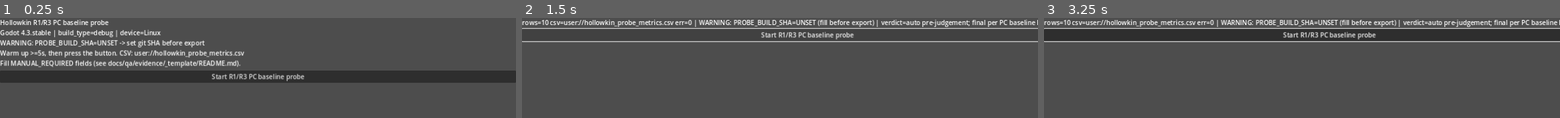
Above: before the commit, frames 1-3 (left to right).
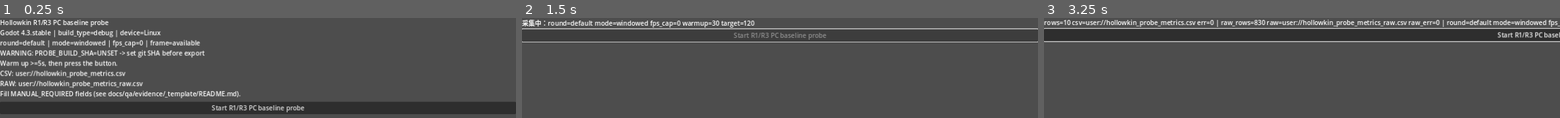
Above: after the commit, the same moments.

Repository: uddbgjtu/Hollowkin
Game: Godot game, scene res://src/qa/probe_runner.tscn
The game is run twice, just before and just after one commit, with the same random seed, the same clock (stepped at 60 frames per second) and the same inputs. This scene is started directly instead of the project's main scene.
Inputs (mouse positions are in pixels of both pictures, inside the frame that each line leads up to):
- Up to frame 1 (0.25 s): no input
- Up to frame 2 (1.5 s): click "Start R1/R3 PC baseline probe" at 0.5 s; click (805, 35) at 1.25 s, where only the run before the commit has a clickable "Start R1/R3 PC baseline probe"
- Up to frame 3 (3.25 s): click (1327, 35) at 2 s, where only the run before the commit has a clickable "Start R1/R3 PC baseline probe"; tap Enter at 2.75 s; move the mouse to (outside the picture) at 2.77 s; hold W from 2.78 s (still down); tap 1 at 2.85 s; click (outside the picture) at 2.92 s

The runs differ from the first frame. In frame 1, 31% of the frame differs, in the area x 0-100%, y 21-97%; in frame 2, 6.6%; in frame 3, 3.4%.

Commit message:
feat(qa): 补齐 PC 基线采集插桩（逐样本复算 / 帧时间 / 分轮编排）
采集工具层改动，不触碰生产游戏逻辑，19 列汇总结构不变：

- tools/qa/r1r3_probe.gd: 新增 7 列逐样本长表输出，使证据 README §5
  第 3 条的 mean / p95 可从原始样本复算；帧时间样本只写长表。
- src/qa/probe_runner.gd: 新增 --round-id / --window-mode / --fps-cap /
  --frame-samples / --warmup-frames / --build-sha 分轮参数；非 headless
  下逐帧采 GPU / CPU / 墙钟时间并剔除预热帧，headless 自动降级并如实
  记录 FRAME_CAPTURE_UNAVAILABLE，不填 0、不臆造样本。
- tools/qa/verify_probe_evidence.py: 从长表复算 n / mean / p95 并与 19 列
  逐行比对，检查 blocked 数值栏为空、帧时间不混入汇总行。
- 文档：证据模板 README v1.2、模板 r3_total_frame_share blocked 漂移修正、
  ADR-6 §5.2 / §6、tests/README.md、export_presets.cfg 注释同步；
  .gitignore 补 __pycache__/ 与 *.pyc。更正「本机无显示器」的过时判定。

纪律：帧时间样本 load_kind=DEBUG_PLACEHOLDER_FRAME_NOT_A_BASELINE，
不进 19 列、不参与 verdict；5 项渲染 / 粒子指标仍 BLOCKED-BY-ASSET，
数值栏空白；R1 / R3 仍 CONCERNS，CONCERNS → PASS 属独立审批。

Diff:
--- a/docs/qa/evidence/_template/measurement_template.csv
+++ b/docs/qa/evidence/_template/measurement_template.csv
@@ -8,4 +8,4 @@
 【PC 基线待实测】,【PC 基线待实测】,【PC 基线待实测】,【PC 基线待实测】,【PC 基线待实测】,【PC 基线待实测】,【PC 基线待实测】,【PC 基线待实测】,【PC 基线待实测】,r3_ai_tick,ms,【PC 基线待实测】,【PC 基线待实测】,【PC 基线待实测】,~1.66 / ~3.3,【PC 基线待实测】,【PC 基线待实测】,【PC 基线待实测】,【PC 基线待实测】
 【PC 基线待实测】,【PC 基线待实测】,【PC 基线待实测】,【PC 基线待实测】,【PC 基线待实测】,【PC 基线待实测】,【PC 基线待实测】,【PC 基线待实测】,【PC 基线待实测】,r3_entity_render,ms,—,—,—,< 4 / < 8,blocked,—,【PC 基线待实测】,【PC 基线待实测】
 【PC 基线待实测】,【PC 基线待实测】,【PC 基线待实测】,【PC 基线待实测】,【PC 基线待实测】,【PC 基线待实测】,【PC 基线待实测】,【PC 基线待实测】,【PC 基线待实测】,r3_particles,ms,—,—,—,< 3 / < 6,blocked,—,【PC 基线待实测】,【PC 基线待实测】
-【PC 基线待实测】,【PC 基线待实测】,【PC 基线待实测】,【PC 基线待实测】,【PC 基线待实测】,【PC 基线待实测】,【PC 基线待实测】,【PC 基线待实测】,【PC 基线待实测】,r3_total_frame_share,ms,【PC 基线待实测】,【PC 基线待实测】,【PC 基线待实测】,< 9.16（55%）,【PC 基线待实测】,【PC 基线待实测】,【PC 基线待实测】,【PC 基线待实测】
+【PC 基线待实测】,【PC 基线待实测】,【PC 基线待实测】,【PC 基线待实测】,【PC 基线待实测】,【PC 基线待实测】,【PC 基线待实测】,【PC 基线待实测】,【PC 基线待实测】,r3_total_frame_share,ms,—,—,—,< 9.16（55%）,blocked,—,【PC 基线待实测】,【PC 基线待实测】
--- a/src/qa/probe_runner.gd
+++ b/src/qa/probe_runner.gd
@@ -5,19 +5,33 @@
 # 因此无法在 PC 基线上触发归档 runbook docs/qa/archive/r1r3-device-test-plan.md §2 / §3 的测量场景。
 # 本场景把「可立即测分项」的生产模块按固定种子驱动起来，逐样本打点后输出 CSV。
 #
-# PC 基线采集三步（ADR-6）：
-#   1) 导出前把本文件 PROBE_BUILD_SHA 填成被测构建的 git SHA（UNSET 会被 §6 退回），
+# PC 基线采集（ADR-6，2026-11-07 插桩补齐后）：
+#   1) 导出前把 PROBE_BUILD_SHA 填成被测构建的 git SHA（UNSET 会被 §5 退回），
 #      并把 project.godot 的 run/main_scene 临时指向 res://src/qa/probe_runner.tscn；
-#   2) 导出 Windows Desktop exe 并在目标 PC 运行，点「Start R1/R3 probe」；预热 >=5s 后再点；
-#   3) 取回 user://hollowkin_probe_metrics.csv（或 console / stdout 的 METRIC| 行）交给主理人。
+#   2) 导出 Windows Desktop exe 后在 PC 上运行，预热 >=5s 再点按钮（或 --probe-auto）；
+#   3) 每轮窗口/全屏 × 60/30fps 单独跑，取回两份文件：
+#      user://hollowkin_probe_metrics_<round>.csv      （19 列汇总，结构不变）
+#      user://hollowkin_probe_metrics_raw_<round>.csv  （逐样本长表，供复算 mean / p95）
+#      连同 METRIC| / METRIC_NOTE| / FRAME_CAPTURE| / PROBE_SUMMARY| 日志交给主理人。
 #      测完把 main_scene 改回 res://src/main.tscn。
 #
-# 本地 / CI 无头自检：
+# 命令行参数（写在 -- 之后，或作为常规参数均可）：
+#   --probe-auto                    跑完自动退出
+#   --round-id=win_60_release      轮次标识；进入汇总 / 原始文件名，禁止跨轮混算
+#   --window-mode=windowed|fullscreen
+#   --fps-cap=60|30                用 Engine.max_fps 固定目标帧率档
+#   --frame-samples=120            逐帧 GPU / CPU / 墙钟样本数（0 = 跳过帧采集）
+#   --warmup-frames=30             预热帧剔除（在脚本内剔除，不删原始值）
+#   --build-sha=<sha>              覆盖 PROBE_BUILD_SHA，便于不改源码即可标定构建
+#
+# 本地 / CI 无头自检（窗口与 GPU 计时不可用，自动降级并如实记录，不填 0、不臆造）：
 #   godot --headless --path . res://src/qa/probe_runner.tscn -- --probe-auto
-#   （--probe-auto 跑完自动退出；仅验证脚本可执行，产出的数字不是 PC 基线正式数据。）
+#   （仅验证脚本可执行；产出的数字不是 PC 基线正式数据。）
 #
 # 纪律：零预置测量值；不使用全局随机（ADR-5）；不声明 class_name（不改全局类缓存）。
 #       渲染 / 粒子 / 合计占帧比一律标 blocked，见 r1r3_probe.gd::add_blocked。
+#       帧时间只写逐样本长表并标 DEBUG_PLACEHOLDER_FRAME_NOT_A_BASELINE，
+#       绝不进 19 列 verdict —— E1 正式资产未产出，不构成正式判据。
 #
 # Wave 3b 更新：TileMapLayer / MultiMesh + 屏外剔除 / CPUParticles2D 已真实接入，
 #   但纹理均为 DEBUG_PLACEHOLDER（非 ADR-4 E1 像素原图），以其为负载测出的耗时
@@ -52,9 +66,31 @@
 const N_TICK := 200             # §3：AI tick >=200 tick
 
 const USER_CSV := "user://hollowkin_probe_metrics.csv"
+const USER_RAW_CSV := "user://hollowkin_probe_metrics_raw.csv"
+
+const FRAME_SAMPLES_DEFAULT := 120
+const WARMUP_FRAMES_DEFAULT := 30
+const FRAME_NOTE := "DEBUG_PLACEHOLDER 负载；E1 正式资产未产出，不作正式判据、不进 19 列 verdict"
 
 var _status: Label
 var _button: Button
+
+var _round_id: String = "default"
+var _window_mode: String = "windowed"
+var _fps_cap: int = 0
+var _frame_target: int = FRAME_SAMPLES_DEFAULT
+var _warmup_initial: int = WARMUP_FRAMES_DEFAULT
+var _warmup_left: int = WARMUP_FRAMES_DEFAULT
+var _build_sha_override: String = ""
+var _auto_quit: bool = false
+
+var _capturing: bool = false
+var _frame_available: bool = false
+var _frame_reason: String = ""
+var _vp: RID
+var _frame_gpu: Array = []
+var _frame_cpu: Array = []
+var _frame_wall: Array = []
 
 
 # consume_into(target) 的回调桩：只承接 on_action，不把业务逻辑计入仲裁耗时。
@@ -64,9 +100,12 @@
 
 
 func _ready() -> void:
+    _parse_args()
+    _apply_window_settings()
+    _detect_frame_capture()
     _build_ui()
     if _auto_requested():
-        call_deferred("_run_and_quit")
+        call_deferred("_begin_and_quit")
 
 
 func _build_ui() -> void:
@@ -82,12 +121,109 @@
     box.add_child(_button)
 
 
+# ---------------------------------------------------------------------
+# 轮次编排：窗口 / 全屏 × 60 / 30fps 各单独一轮，参数本身即证据的一部分。
+# ---------------------------------------------------------------------
+func _all_args() -> Array:
+    var out: Array = []
+    for a in OS.get_cmdline_args():
+        out.append(str(a))
+    for a in OS.get_cmdline_user_args():
+        out.append(str(a))
+    return out
+
+
+func _parse_args() -> void:
+    for a in _all_args():
+        if not a.begins_with("--") or "=" not in a:
+            continue
+        var parts: Array = a.split("=", true, 1)
+        var key: String = str(parts[0])
+        var val: String = str(parts[1])
+        match key:
+            "--round-id": _round_id = val
+            "--window-mode": _window_mode = val
+            "--fps-cap": _fps_cap = int(val)
+            "--frame-samples": _frame_target = int(val)
+            "--warmup-frames": _warmup_initial = int(val)
+            "--build-sha": _build_sha_override = val
+    _warmup_left = _warmup_initial
+
+
+func _apply_window_settings() -> void:
+    if DisplayServer.get_name() == "headless":
+        return
+    if _window_mode == "fullscreen":
+        DisplayServer.window_set_mode(DisplayServer.WINDOW_MODE_FULLSCREEN)
+    else:
+        DisplayServer.window_set_mode(DisplayServer.WINDOW_MODE_WINDOWED)
+    if _fps_cap > 0:
+        Engine.max_fps = _fps_cap
+
+
+func _detect_frame_capture() -> void:
+    # headless 下没有窗口也没有 GPU 渲染计时；如实记录不可用，绝不填 0 冒充样本。
+    if DisplayServer.get_name() == "headless":
+        _frame_available = false
+        _frame_reason = "headless: no window, no GPU render timing"
+        return
+    _vp = get_viewport().get_viewport_rid()
+    if not _vp.is_valid():
+        _frame_available = false
+        _frame_reason = "viewport RID invalid"
+        return
+    RenderingServer.viewport_set_measure_render_time(_vp, true)
+    _frame_available = true
+    _frame_reason = "RenderingServer.viewport_get_measured_render_time_gpu via %s" % DisplayServer.get_name()
+
+
+func _begin_and_quit() -> void:
+    _begin(true)
+
+
+func _begin(p_auto_quit: bool = false) -> void:
+    _auto_quit = p_auto_quit
+    _button.disabled = true
+    _frame_gpu.clear()
+    _frame_cpu.clear()
+    _frame_wall.clear()
+    _warmup_left = _warmup_initial
+    if _frame_available and _frame_target > 0:
+        _capturing = true
+        set_process(true)
+        _status.text = "采集中：round=%s mode=%s fps_cap=%d warmup=%d target=%d" % [
+            _round_id, _window_mode, _fps_cap, _warmup_left, _frame_target
+        ]
+    else:
+        _finish()
+
+
+func _process(delta: float) -> void:
+    if not _capturing:
+        return
+    if _warmup_left > 0:
+        _warmup_left -= 1
+        return
+    _frame_gpu.append(float(RenderingServer.viewport_get_measured_render_time_gpu(_vp)))
+    _frame_cpu.append(float(RenderingServer.viewport_get_measured_render_time_cpu(_vp)))
+    _frame_wall.append(delta * 1000.0)
+    if _frame_gpu.size() >= _frame_target:
+        _capturing = false
+        set_process(false)
+        _finish()
+
+
 func _intro_text() -> String:
+    var paths: Array = _csv_paths()
     var t := "Hollowkin R1/R3 PC baseline probe\n"
     t += "Godot %s | build_type=%s | device=%s\n" % [_godot_version(), _build_type(), _device_id()]
-    if PROBE_BUILD_SHA == "UNSET":
+    t += "round=%s | mode=%s | fps_cap=%d | frame=%s\n" % [
+        _round_id, _window_mode, _fps_cap, "available" if _frame_available else "unavailable"
+    ]
+    if _effective_build_sha() == "UNSET":
         t += "WARNING: PROBE_BUILD_SHA=UNSET -> set git SHA before export\n"
-    t += "Warm up >=5s, then press the button. CSV: " + USER_CSV + "\n"
+    t += "Warm up >=5s, then press the button.\n"
+    t += "CSV: " + str(paths[0]) + "\nRAW: " + str(paths[1]) + "\n"
     t += "Fill MANUAL_REQUIRED fields (see docs/qa/evidence/_template/README.md)."
     return t
 
@@ -103,20 +239,41 @@
 
 
 func _on_start_pressed() -> void:
-    _button.disabled = true
-    var r := _run()
-    _status.text = str(r["summary"])
-    _button.disabled = false
-
-
-func _run_and_quit() -> void:
-    var r := _run()
-    print("PROBE_SUMMARY|" + str(r["summary"]))
-    get_tree().quit(0 if bool(r["ok"]) else 1)
-
-
-func _run() -> Dictionary:
+    _begin(false)
+
+
+func _csv_paths() -> Array:
+    # 默认轮次沿用旧文件名，保持既有 headless 自检与文档记录兼容；
+    # 正式轮次按 round_id 分文件，禁止跨轮混算。
+    if _round_id == "default":
+        return [USER_CSV, USER_RAW_CSV]
+    return [
+        "user://hollowkin_probe_metrics_%s.csv" % _round_id,
+        "user://hollowkin_probe_metrics_raw_%s.csv" % _round_id
+    ]
+
+
+func _write_csv(path: String, text: String) -> int:
+    var f := FileAccess.open(path, FileAccess.WRITE)
+    if f == null:
+        return FileAccess.get_open_error()
+    f.store_string(text)
+    f.close()
+    return OK
+
+
+func _effective_build_sha() -> String:
+    return _build_sha_override if _build_sha_override != "" else PROBE_BUILD_SHA
+
+
+func _finish() -> void:
     var probe := Probe.new(_build_meta())
+    probe.set_round(_round_id)
+    probe.note("ROUND|id=%s mode=%s fps_cap=%d display=%s vsync=%d build_sha=%s raw=%s" % [
+        _round_id, _window_mode, _fps_cap, DisplayServer.get_name(),
+        (DisplayServer.window_get_vsync_mode() if DisplayServer.get_name() != "headless" else -1),
+        _effective_build_sha(), str(_csv_paths()[1])
+    ])
     _collect_r1_logic(probe)
     _collect_r1_fallback(probe)
     _collect_r1_density(probe)
@@ -124,25 +281,49 @@
     _collect_r3_ai_tick(probe)
     _mark_blocked(probe)
     _note_render_structure(probe)
-
-    var csv := probe.to_csv()
-    var err := OK
-    var f := FileAccess.open(USER_CSV, FileAccess.WRITE)
-    if f == null:
-        err = FileAccess.get_open_error()
-    else:
-        f.store_string(csv)
-        f.close()
+    _record_frame_times(probe)
+
+    var paths: Array = _csv_paths()
+    var csv_path: String = str(paths[0])
+    var raw_path: String = str(paths[1])
+    var err := _write_csv(csv_path, probe.to_csv())
+    var raw_err := _write_csv(raw_path, probe.to_raw_csv())
     probe.print_rows()
 
-    var summary := "rows=%d csv=%s err=%d" % [probe.row_count(), USER_CSV, err]
-    var complete := probe.row_count() == 10
+    var summary := "rows=%d csv=%s err=%d" % [probe.row_count(), csv_path, err]
+    summary += " | raw_rows=%d raw=%s raw_err=%d" % [probe.raw_row_count(), raw_path, raw_err]
+    var frame_state: String = "samples=%d" % _frame_gpu.size() if _frame_available else "UNAVAILABLE (%s)" % _frame_reason
+    summary += " | round=%s mode=%s fps_cap=%d frame=%s" % [
+        _round_id, _window_mode, _fps_cap, frame_state
+    ]
+    var complete: bool = probe.row_count() == 10 and err == OK and raw_err == OK
     if not complete:
         summary += " | ERROR: expected 10 rows (possible module load failure)"
-    if PROBE_BUILD_SHA == "UNSET":
+    if _effective_build_sha() == "UNSET":
         summary += " | WARNING: PROBE_BUILD_SHA=UNSET (fill before export)"
     summary += " | verdict=auto pre-judgement; final per PC baseline README section 5"
-    return {"ok": err == OK and complete, "summary": summary, "csv": csv}
+
+    _button.disabled = false
+    _status.text = summary
+    print("PROBE_SUMMARY|" + summary)
+    if _auto_quit:
+        get_tree().quit(0 if complete else 1)
+
+
+# 帧时间只写逐样本长表：不进 19 列、不参与 verdict、不构成正式基线。
+func _record_frame_times(probe) -> void:
+    if not _frame_available or _frame_gpu.is_empty():
+        probe.note("FRAME_CAPTURE_UNAVAILABLE|%s|no frame timings recorded; 19 列渲染项仍 blocked" % _frame_reason)
+        return
+    var note := "round=%s mode=%s fps_cap=%d warmup_dropped=%d | %s" % [
+        _round_id, _window_mode, _fps_cap, _warmup_initial, FRAME_NOTE
+    ]
+    probe.record_frame_samples("frame_gpu_ms", _frame_gpu, note)
+    probe.record_frame_samples("frame_cpu_ms", _frame_cpu, note)
+    probe.record_frame_samples("frame_wall_ms", _frame_wall, note)
+    probe.note("FRAME_CAPTURE|round=%s mode=%s fps_cap=%d samples=%d load=DEBUG_PLACEHOLDER NOT_A_BASELINE" % [
+        _round_id, _window_mode, _fps_cap, _frame_gpu.size()
+    ])
 
 
 # ---------------------------------------------------------------------
@@ -156,14 +337,14 @@
         # Godot 4.3 无跨平台的 GPU 后端字符串；这里取 rendering_method 作代理。
         # Vulkan / D3D12 / GLES3 仍需采集人按 PC 基线 README §1 手工核对，勿当作已填。
         "gpu_backend": str(ProjectSettings.get_setting("rendering/renderer/rendering_method", "unknown")),
-        "build_sha": PROBE_BUILD_SHA,
+        "build_sha": _effective_build_sha(),
         "godot_version": _godot_version(),
         "build_type": _build_type(),
         # PC 下 thermal_state / battery_pct 可填 N/A，但须注明降频与省电策略。
         "thermal_state": "MANUAL_REQUIRED",
         "battery_pct": "MANUAL_REQUIRED",
         "background_policy": "MANUAL_REQUIRED",
-        "evidence_path": USER_CSV,
+        "evidence_path": str(_csv_paths()[0]),
         "measured_at": Time.get_datetime_string_from_system(true) + "Z",
         "operator": "MANUAL_REQUIRED"
     }
--- a/tools/qa/r1r3_probe.gd
+++ b/tools/qa/r1r3_probe.gd
@@ -15,6 +15,14 @@
 # 用法：由 res://src/qa/probe_runner.gd 以 preload 实例化；本文件不单独运行。
 # 定位：输出为「证据初稿」，verdict 是自动初判，最终判定以
 #       docs/qa/evidence/_template/README.md §5 核验签字为准。
+#
+# PC 基线插桩补齐（2026-11-07）：
+#   - 19 列汇总 CSV 结构不变；另输出逐样本长表 metrics_raw，使 §5 第 3 条的
+#     mean / p95 可复算（此前只有汇总值，核验必然被退回）。
+#   - 窗口 / 全屏 × 60 / 30fps 分轮：round_id 写入逐样本长表；每轮汇总与原始
+#     证据按 round_id 分文件归档，禁止跨轮混算。
+#   - 帧时间（GPU / CPU / 墙钟）只写逐样本长表并标 load_kind，不进 19 列
+#     verdict：当前负载是 DEBUG_PLACEHOLDER，E1 正式资产未产出，不构成正式判据。
 # =====================================================================
 
 extends RefCounted
@@ -26,8 +34,19 @@
     "evidence_path", "measured_at", "operator"
 ]
 
+# 逐样本长表：一行一个真实样本，不写任何统计量，供独立脚本复算 mean / p95。
+const RAW_COLUMNS := [
+    "round_id", "metric", "sample_index", "value_ms", "unit",
+    "load_kind", "note"
+]
+
+const LOAD_CPU_MODULE := "CPU_MODULE"
+const LOAD_FRAME_DEBUG := "DEBUG_PLACEHOLDER_FRAME_NOT_A_BASELINE"
+
 var _meta: Dictionary = {}
 var _rows: Array = []
+var _raw_rows: Array = []
+var _round_id: String = "default"
 
 
 func _init(p_meta: Dictionary) -> void:
@@ -36,7 +55,45 @@
 
 # 实测项：samples 为 PC 运行时真实样本（单位 ms）；pass_limit 是目标预算（非测量值）。
 # 初判取 P95（较严口径）；30fps 档需另跑一轮，最终判定归 §6 核验人。
+func set_round(p_round_id: String) -> void:
+    _round_id = p_round_id
+
+
+func round_id() -> String:
+    return _round_id
+
+
+# 逐样本落盘：只记原始值，不写 mean / p95，避免「用统计量自证统计量」。
+func record_samples(metric: String, samples: Array, unit: String,
+        load_kind: String, p_note: String = "") -> void:
+    for i in range(samples.size()):
+        _raw_rows.append({
+            "round_id": _round_id,
+            "metric": metric,
+            "sample_index": str(i),
+            "value_ms": "%.6f" % float(samples[i]),
+            "unit": unit,
+            "load_kind": load_kind,
+            "note": p_note
+        })
+
+
+func to_raw_csv() -> String:
+    var out := _join(RAW_COLUMNS) + "\n"
+    for row in _raw_rows:
+        var fields: Array = []
+        for c in RAW_COLUMNS:
+            fields.append(str(row.get(c, "")))
+        out += _join(fields) + "\n"
+    return out
+
+
+func raw_row_count() -> int:
+    return _raw_rows.size()
+
+
 func add_measured(metric: String, unit: String, samples: Array, target: String, pass_limit: float) -> void:
+    record_samples(metric, samples, unit, LOAD_CPU_MODULE, "19 列汇总行 %s" % metric)
     var st := _stats(samples)
     var verdict := "pass" if float(st["p95"]) <= pass_limit else "fail"
     _emit(metric, unit, st["n"], "%.4f" % float(st["mean"]), "%.4f" % float(st["p95"]), target, verdict)
@@ -44,8 +101,14 @@
 
 # 判据为布尔/设计约束（如「不阻断流程」「上限下调」）的实测项。
 func add_measured_verdict(metric: String, unit: String, samples: Array, target: String, verdict: String) -> void:
+    record_samples(metric, samples, unit, LOAD_CPU_MODULE, "19 列汇总行 %s" % metric)
     var st := _stats(samples)
     _emit(metric, unit, st["n"], "%.4f" % float(st["mean"]), "%.4f" % float(st["p95"]), target, verdict)
+
+
+# 帧时间样本只作链路证据：不产生 19 列汇总行、不参与 verdict。
+func record_frame_samples(metric: String, samples: Array, p_note: String) -> void:
+    record_samples(metric, samples, "ms", LOAD_FRAME_DEBUG, p_note)
 
 
 # 前置依赖未满足项：数值栏一律留空，绝不代填。
Not shown, changed: export_presets.cfg
Not shown, changed: docs/architecture/adr-006-pc-first.md
